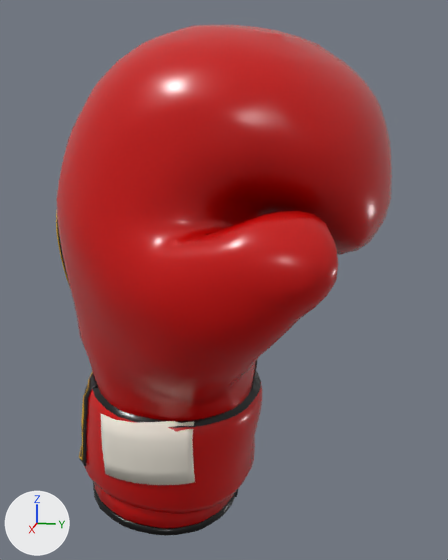
What one commit did to the glTF model poyan-fight-co/public/models/glove.glb.
Both versions are drawn from a 50 mm camera at (0.323, 0.096, 0.214) aimed at (0.023, 0.036, 0.139). Arrows for +X, +Y and +Z are at lower left; the lights stay in place. The first picture is the older version. Where no turn or scale is listed for an object, it has been applied to the vertices.

In view in the first picture: 'glove_model', 'name_patch_velcro' and 4 more.
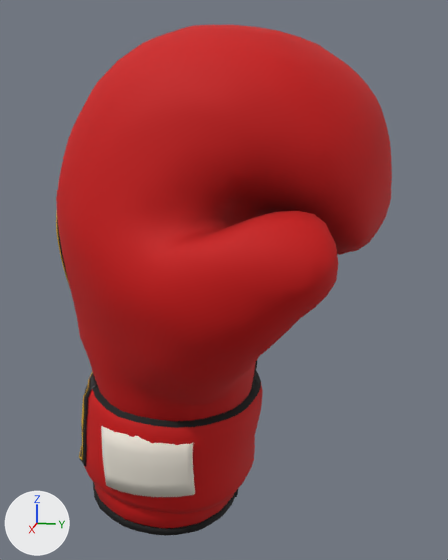
Commit message: Model roughness fix

Boxes (x1, y1, x2, y2) around the edits, measured in the pictures (448 x 560 px):
'glove_model', surface changed: (56, 25, 392, 534) in both
'name_patch_velcro', moved: before (101, 414, 195, 485); after (101, 426, 195, 497)

Patch to the scene script:
```diff
--- a/poyan-fight-co/public/models/glove.glb.py
+++ b/poyan-fight-co/public/models/glove.glb.py
@@ mat_boxing_gloves @@
 mat_boxing_gloves.texture = img_image_0
-mat_boxing_gloves.roughness = 0.258
+mat_boxing_gloves.roughness = 0.769
@@ ob_name_patch_velcro @@
 ob_name_patch_velcro = bpy.data.objects.new('name_patch_velcro', me_name_patch_velcro_001)
-ob_name_patch_velcro.location = (0.0, 0.0, 0.0)
+ob_name_patch_velcro.location = (0.0, 0.0, -0.0068)
```
